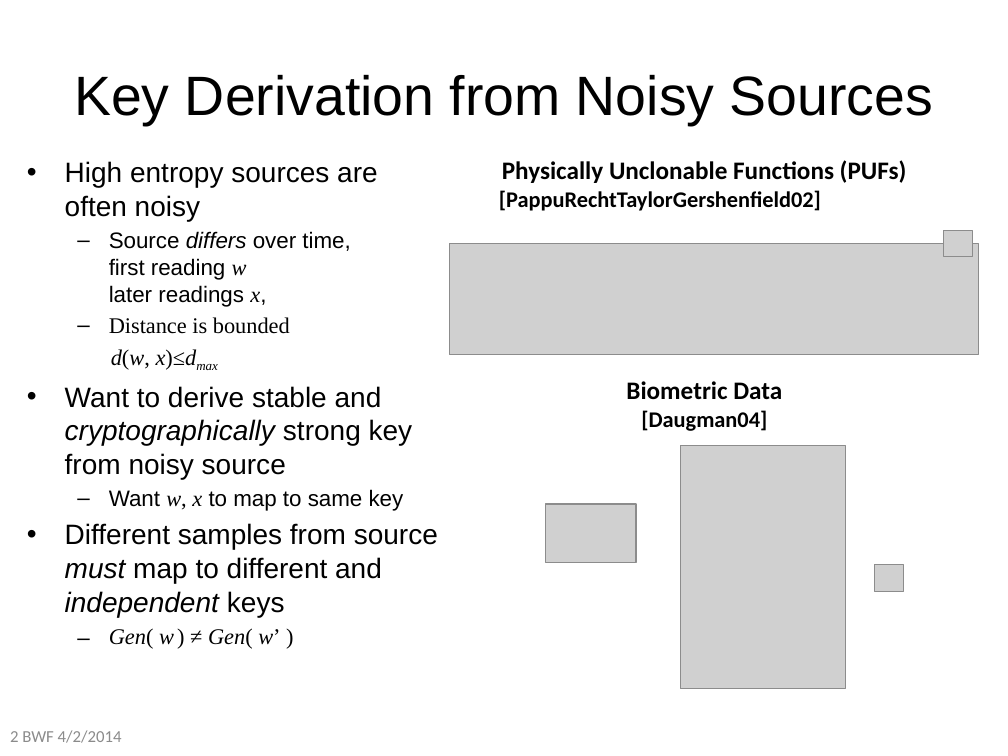
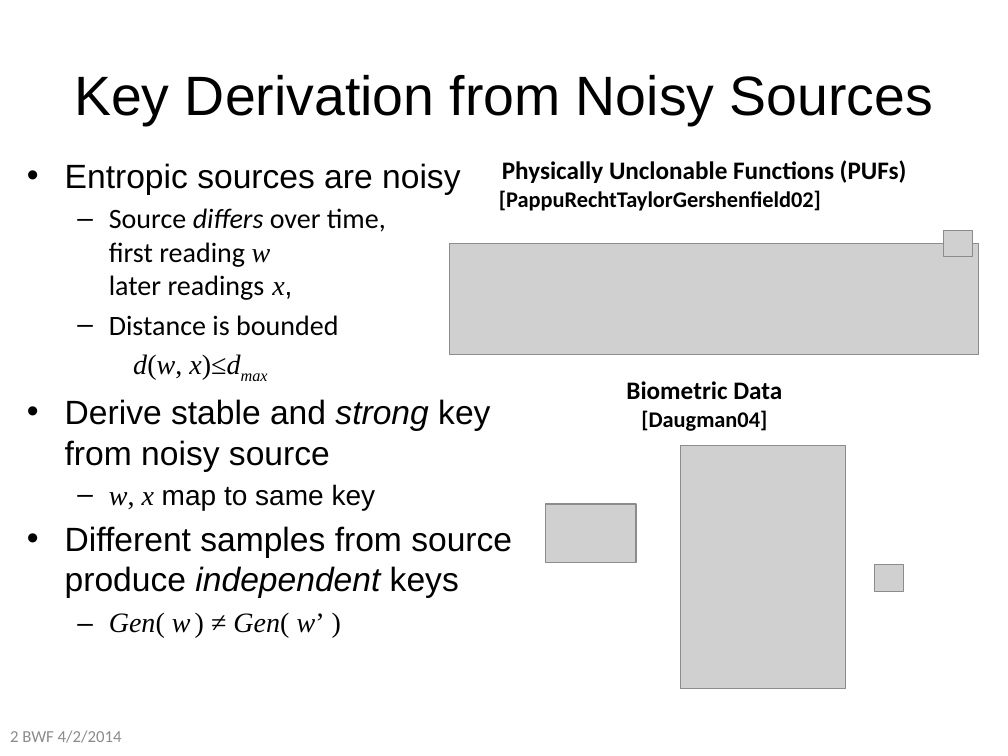
Before and after one commit to xianruimeng/comp-fuzzy-ext, a slide deck: slide 2 of constantRate/KeyDerivationWithNegativeUsable.pptx. Drawn at 1008x756 pixels with LibreOffice and Linux fonts; fonts in the diff are those of the drawing; grey boxes stand for pictures. Boxes give left, top, right and bottom in pixels: in the first picture for what was removed or moved away, otherwise in the second. Text is boxed around its words. In the diff, an @@ line names an element or a change of style, - is before the commit and + after.

```diff
--- a/constantRate/KeyDerivationWithNegativeUsable.pptx
+++ b/constantRate/KeyDerivationWithNegativeUsable.pptx
@@ text at [65,163,460,195]: text changed; size 20 to 24 pt @@
-• High entropy sources are
-  often noisy
+• Entropic sources are noisy
@@ text at [109,208,386,637]: size 16 to 20 pt in "Source differs over time, first reading w ...", "Distance is bounded", "d(w, x)≤dmax", "Gen( w ) ≠ Gen( w’ )"; font Arial to Calibri in "Source differs over time, first reading later ..."; font Times New Roman to Calibri in "Distance is bounded" @@
@@ text at [65,399,512,598]: text changed; size 20 to 24 pt @@
-• Want to derive stable and cryptographically strong key from noisy source
-  – Want w, x to map to same key
-• Different samples from source must map to different and independent keys
+• Derive stable and strong key from noisy source
+  – w, x map to same key
+• Different samples from source produce independent keys
```
Also in this commit, not shown: 24 other slides changed, 7 slides added, 1 slide removed.
